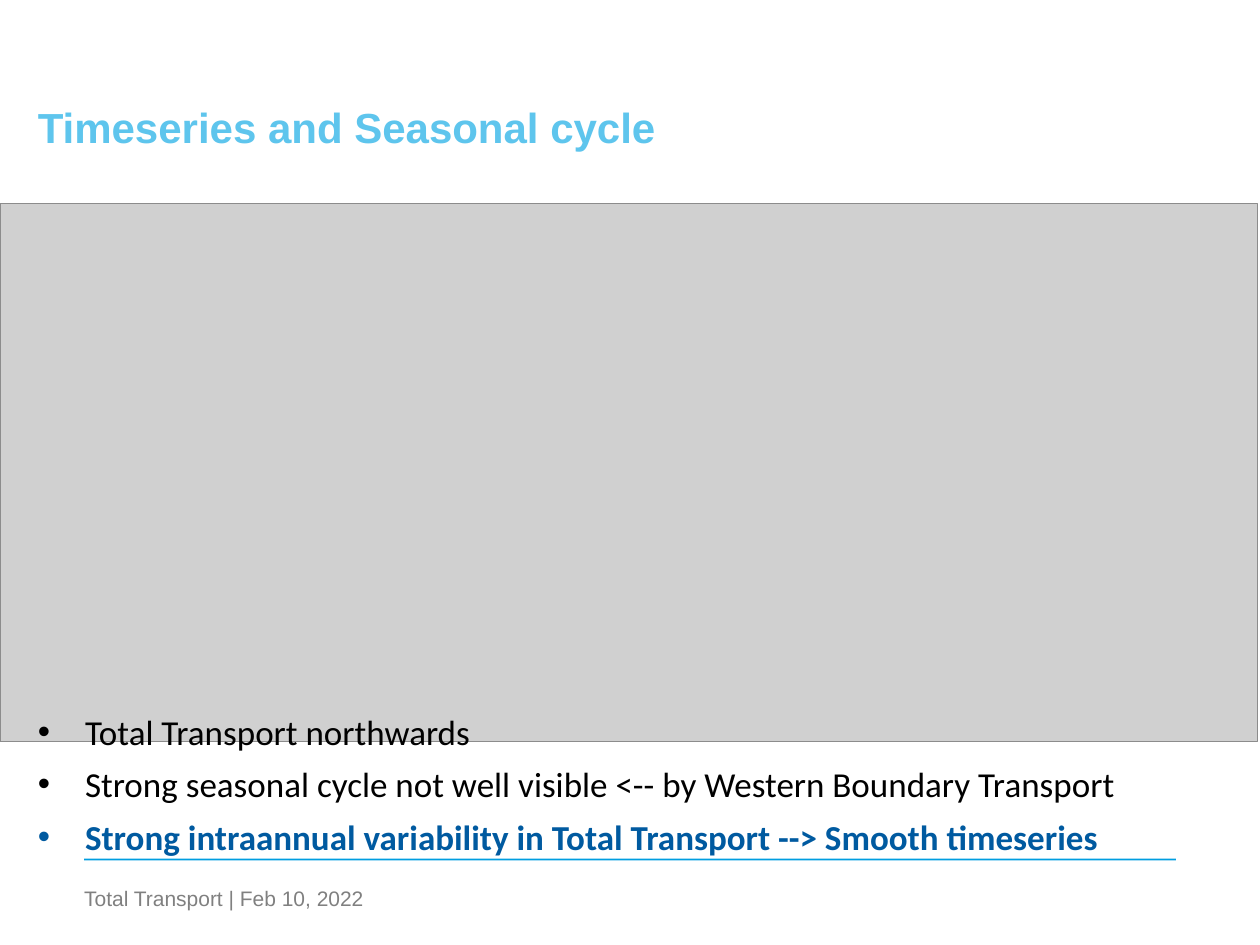
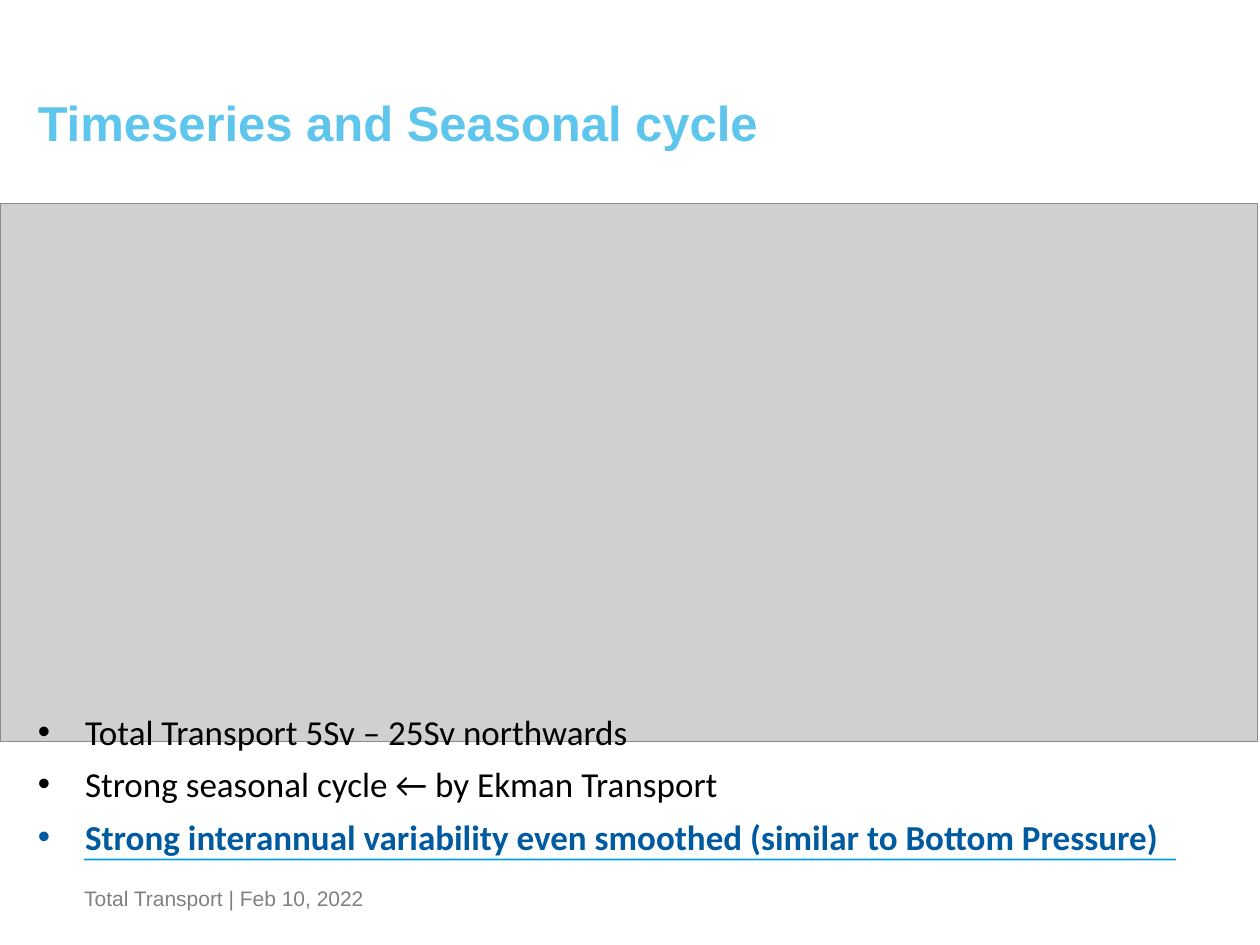
Before and after one commit to nilsnevertree/ApothermGroupProject, a slide deck: slide 6 of Thermo_Group_Project.pptx (slide 4 before the commit). Drawn at 1260x945 pixels with LibreOffice and Linux fonts; fonts in the diff are those of the drawing; grey boxes stand for pictures; background and template pictures are left out. Boxes give left, top, right and bottom in pixels: in the first picture for what was removed or moved away, otherwise in the second. Text is boxed around its words. In the diff, an @@ line names an element or a change of style, - is before the commit and + after.

```diff
--- a/Thermo_Group_Project.pptx
+++ b/Thermo_Group_Project.pptx
@@ text "Timeseries and Seasonal cycle" at [38,105,758,151]: size 24 to 28 pt @@
@@ text at [85,720,1158,859]: text changed @@
-• Total Transport northwards
-• Strong seasonal cycle not well visible <-- by Western Boundary Transport
-• Strong intraannual variability in Total Transport --> Smooth timeseries
+• Total Transport 5Sv – 25Sv northwards
+• Strong seasonal cycle ← by Ekman Transport
+• Strong interannual variability even smoothed (similar to Bottom Pressure)
```
Also in this commit, not shown: 3 other slides changed, 7 other files.
